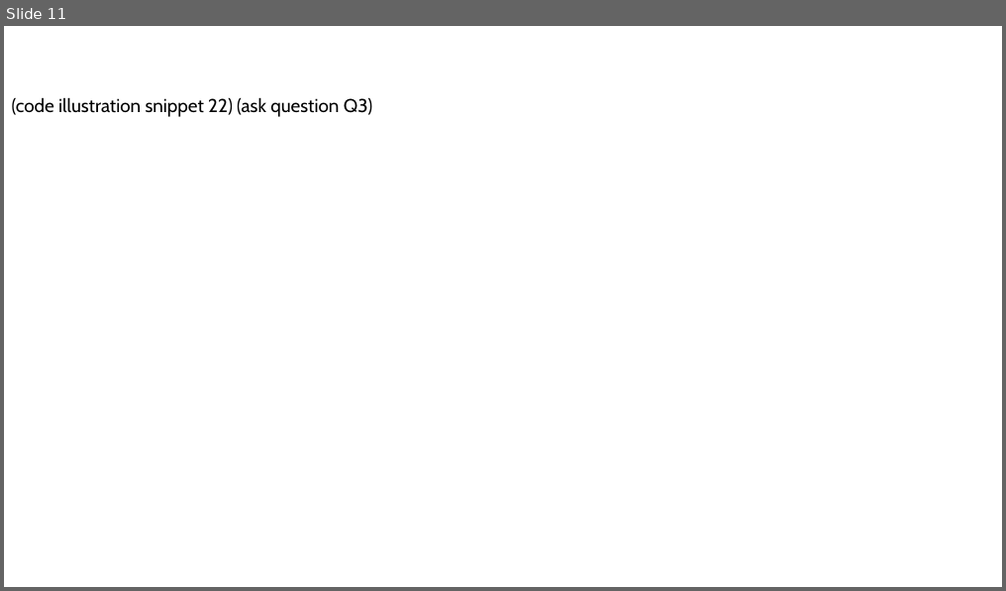
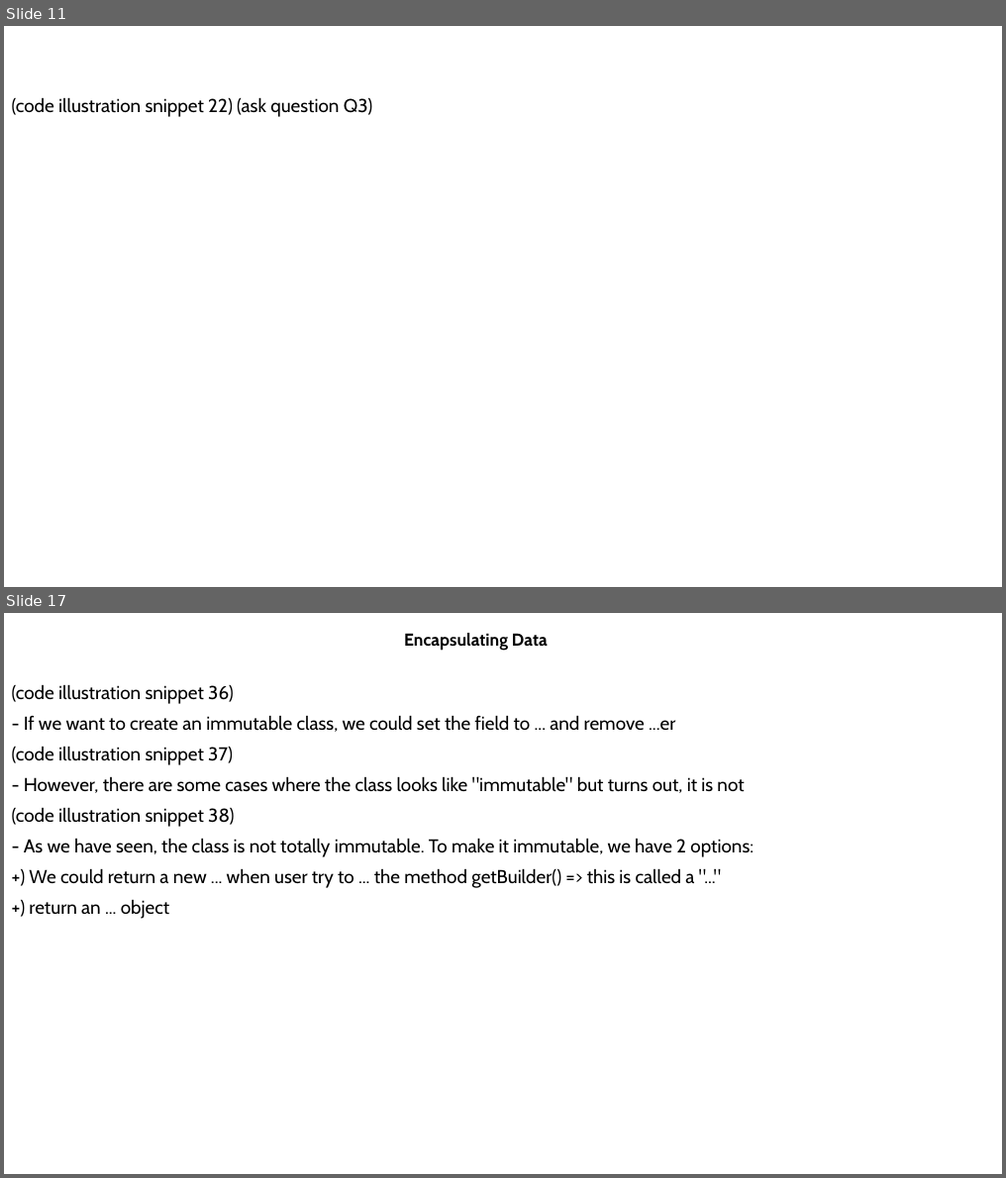
Before and after one commit to MaiDinhVinh/CS-Java, a slide deck: self-study resources/J8SE1/Chapter 4 - Methods and Encapsulation.pptx. Shown one above the other, each under a label of ours: slide 11 before the commit, slides 11 and 17 after it; the slides between them are not shown. The pictures are 1006x591 and 1006x1178 pixels, drawn with LibreOffice and Linux fonts; fonts in the diff are those of the drawing. Boxes give left, top, right and bottom in pixels: in the first picture for what was removed or moved away, otherwise in the second. Text is boxed around its words. In the diff, an @@ line names an element or a change of style, - is before the commit and + after.

```diff
--- a/self-study resources/J8SE1/Chapter 4 - Methods and Encapsulation.pptx
+++ b/self-study resources/J8SE1/Chapter 4 - Methods and Encapsulation.pptx
@@ slide 17 added at bbox=[4, 613, 1002, 1174], background #FFFFFF @@
@@ subtitle added at bbox=[404, 633, 548, 651], 16.6 pt, text #000000, bold @@
+Encapsulating Data
@@ text added at bbox=[12, 684, 753, 919], 18 pt, text #000000 @@
+(code illustration snippet 36)
+- If we want to create an immutable class, we could set the field to ... and remove ...er
+(code illustration snippet 37)
+- However, there are some cases where the class looks like "immutable" but turns out, it is not
+(code illustration snippet 38)
+- As we have seen, the class is not totally immutable. To make it immutable, we have 2 options:
++) We could return a new ... when user try to ... the method getBuilder() => this is called a "..."
++) return an ... object
```
Also in this commit, not shown: 6 other slides added.
